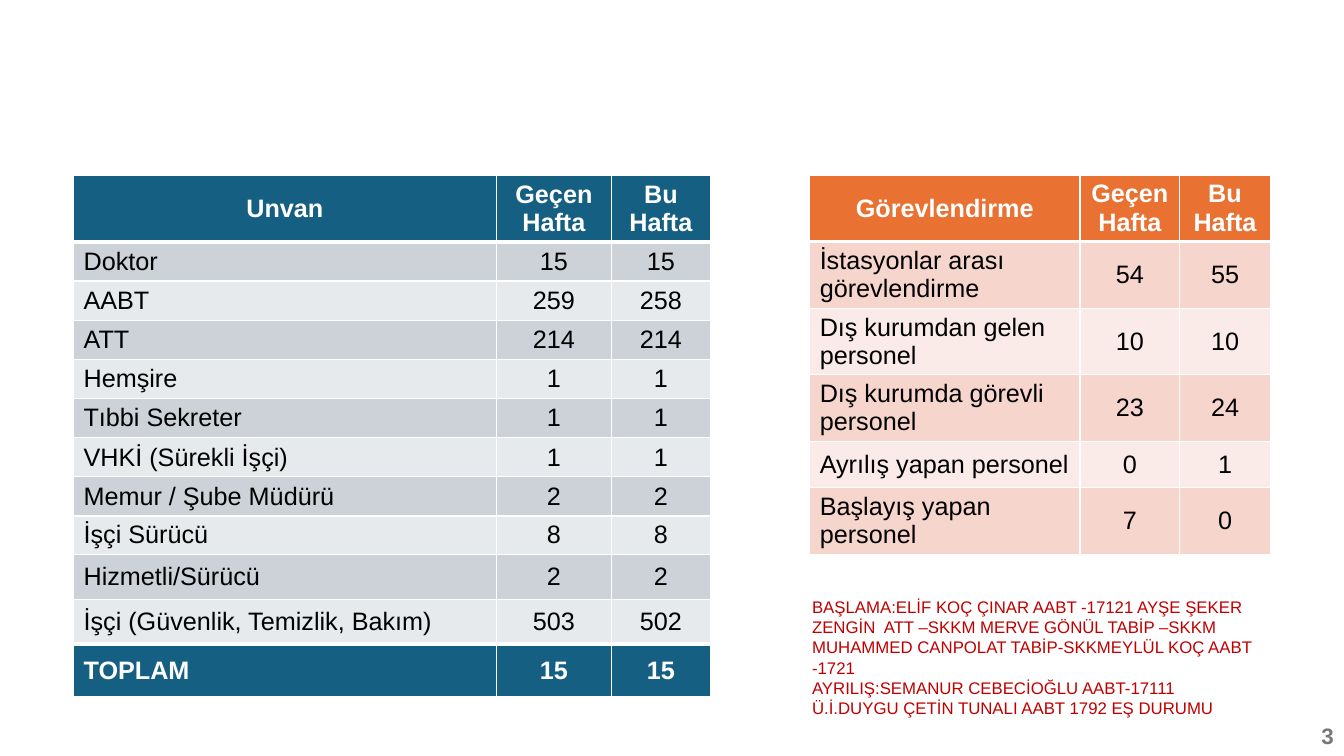
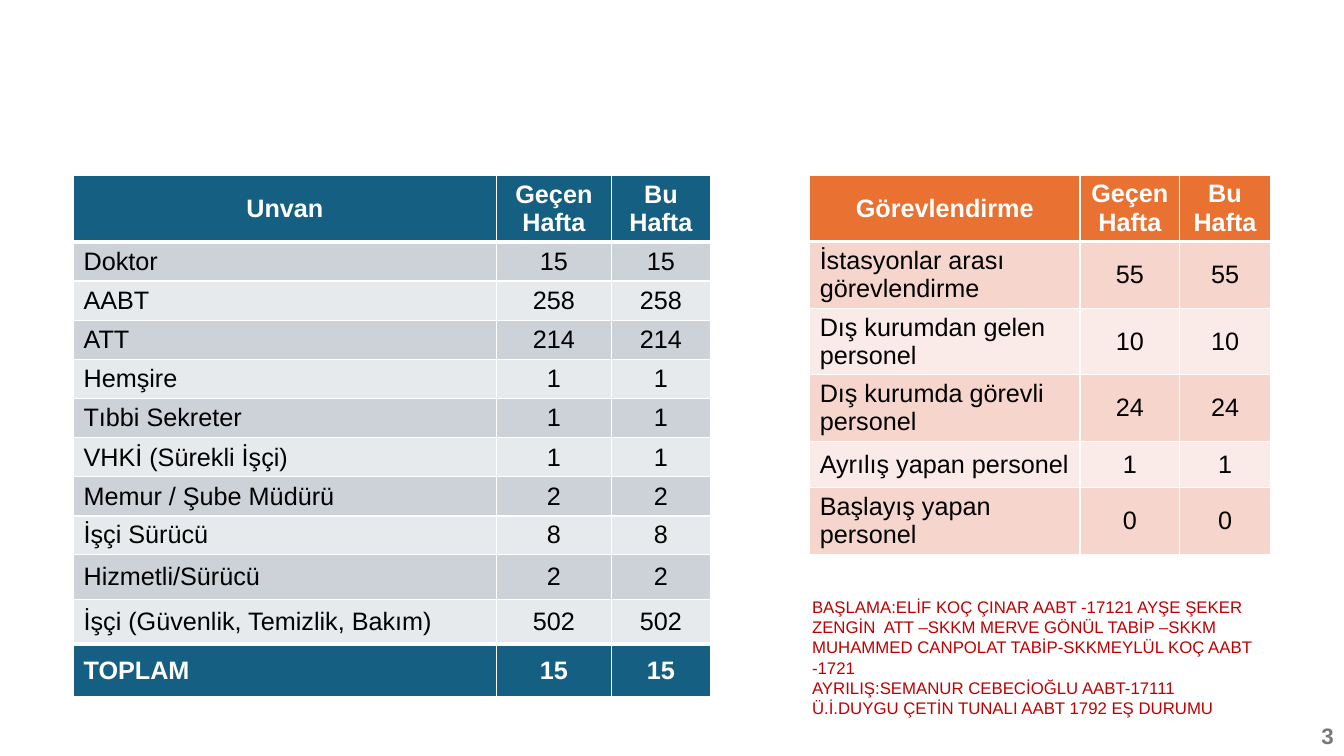
Before and after one commit to Canakkale112AcilSaglik/iasb, a slide deck: slide 3 of bulten-template.pptx. Drawn at 1344x756 pixels with LibreOffice and Linux fonts; fonts in the diff are those of the drawing; background and template pictures are left out. Boxes give left, top, right and bottom in pixels: in the first picture for what was removed or moved away, otherwise in the second. Text is boxed around its words. In the diff, an @@ line names an element or a change of style, - is before the commit and + after.

```diff
--- a/bulten-template.pptx
+++ b/bulten-template.pptx
@@ table at bbox=[74, 175, 710, 711] @@
-row 3, column 2: 259
+row 3, column 2: 258
-row 11, column 2: 503
+row 11, column 2: 502
@@ table at bbox=[810, 175, 1270, 575] @@
-row 2, column 2: 54
+row 2, column 2: 55
-row 4, column 2: 23
+row 4, column 2: 24
-row 5, column 2: 0
+row 5, column 2: 1
-row 6, column 2: 7
+row 6, column 2: 0
```
Also in this commit, not shown: 4 other slides changed, 1 other file.
